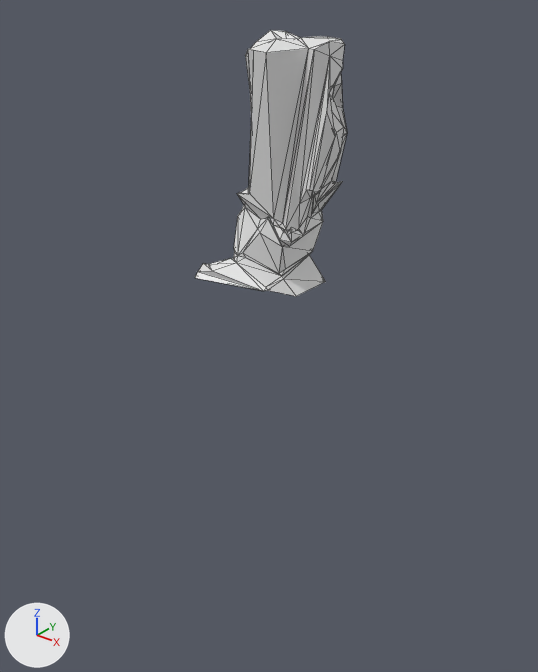
The FBX model Assets/Art/Meshes/Rocks/Rock4.fbx, before and after one commit.
Rendered twice from a 50 mm camera at (31.7, -40.6, 20.4) aimed at (-1.5, 1.0, -5.4). Lighting does not change. The marker at lower left points along +X, +Y and +Z. Mesh edges are drawn as thin lines. Where no turn or scale is listed for an object, it has been applied to the vertices.

Script lines for the objects in view, before the commit:
```python
me_mesh = bpy.data.meshes.new('Mesh')
me_mesh.from_pydata(...)  # 179 vertices, 354 faces; spans x -5.2..4.6, y -3.5..3.4, z -0.1..17.1
ob_rock4 = bpy.data.objects.new('Rock4', me_mesh)
ob_rock4.location = (0.0, 0.0, 0.0)
```
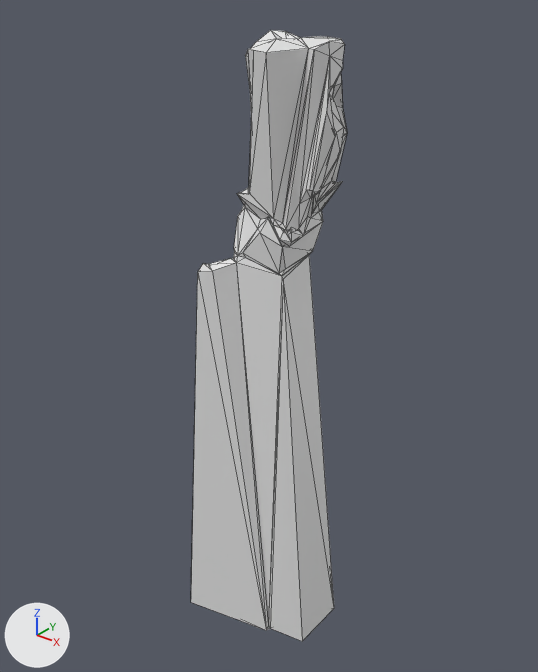
Where the change shows, as pixel boxes (x1, y1, x2, y2) in the pictures (538 x 672 px; the box of a moved part takes in the faces that stretch with it):
'Rock4', reshaped (129% taller): before (195, 30, 347, 296); after (191, 30, 347, 641)
part 1 of me_mesh, moved or reshaped: before (195, 255, 326, 296); after (191, 256, 334, 641)

Edits to the bpy script that builds the scene:
```text
Change me_mesh:
    where me_mesh.from_pydata(...)  # 179 vertices, 354 faces; spans x -5.2..4.6, y -3.5..3.4, z -0.1..17.1
    used by ob_rock4; location = (0.0, 0.0, 0.0)
    me_mesh part 1
    me_mesh.vertices[0].co: (2.9, 2.2, -0.1) -> (4.3, 3.5, -32.8)  # pixel (325, 281) -> pixel (334, 608)
    me_mesh.vertices[3].co: (-2.8, 2.5, 0.0) -> (-3.6, 3.9, -32.7)
    me_mesh.vertices[113].co: (-5.0, -3.5, 0.0) -> (-6.6, -4.4, -32.7)  # pixel (195, 278) -> pixel (190, 602)
    me_mesh.vertices[114].co: (-5.2, -3.2, 0.1) -> (-7.0, -3.9, -32.6)  # pixel (195, 275) -> pixel (191, 597)
    me_mesh.vertices[149].co: (0.4, -1.8, 0.1) -> (0.9, -2.1, -32.6)  # pixel (265, 287) -> pixel (268, 625)
    me_mesh.vertices[150].co: (0.6, -1.8, -0.1) -> (1.1, -2.1, -32.8)  # pixel (267, 290) -> pixel (270, 628)
    me_mesh.vertices[151].co: (2.8, -1.4, -0.1) -> (4.2, -1.4, -32.8)  # pixel (296, 296) -> pixel (302, 641)
    me_mesh.vertices[155].co: (0.5, -2.1, 0.0) -> (1.0, -2.5, -32.8)  # pixel (263, 291) -> pixel (266, 630)
```
